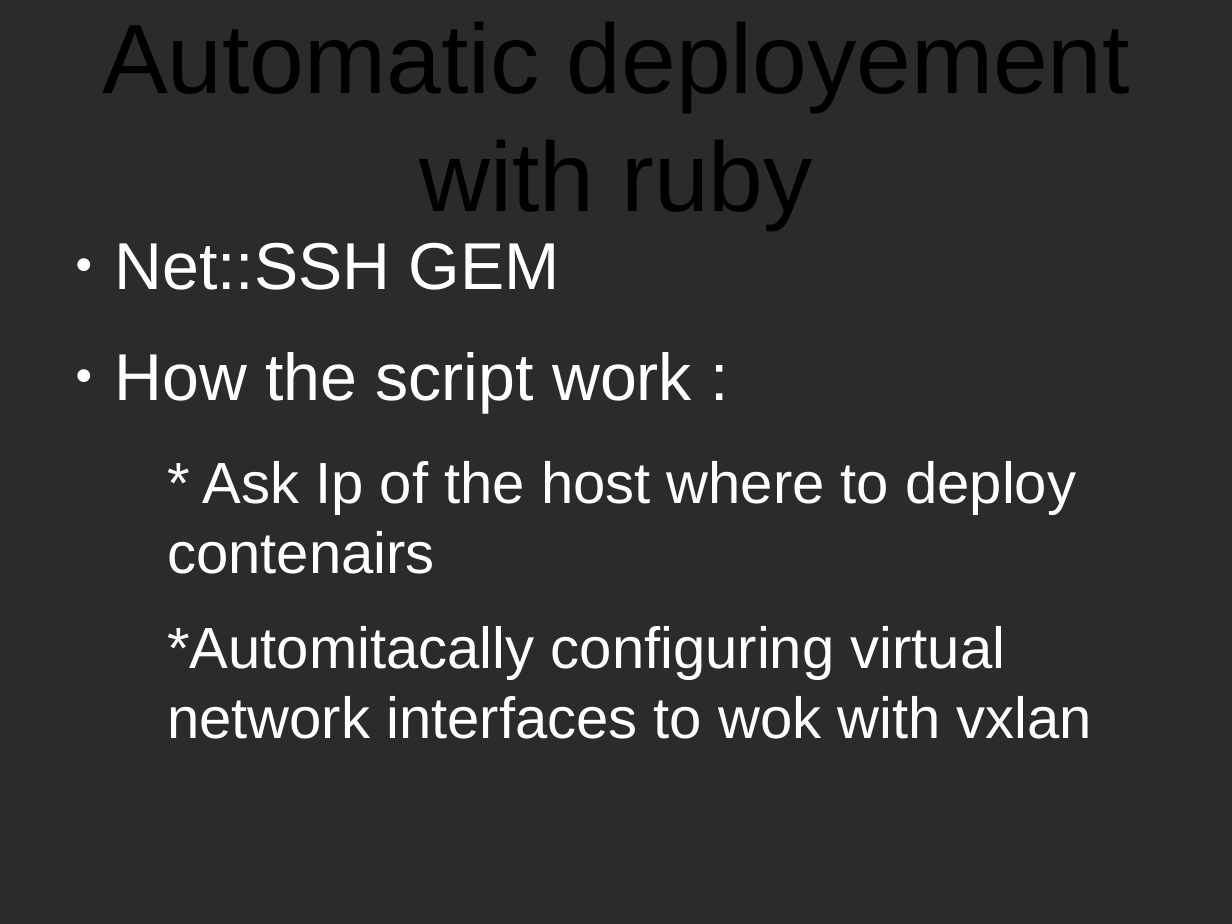
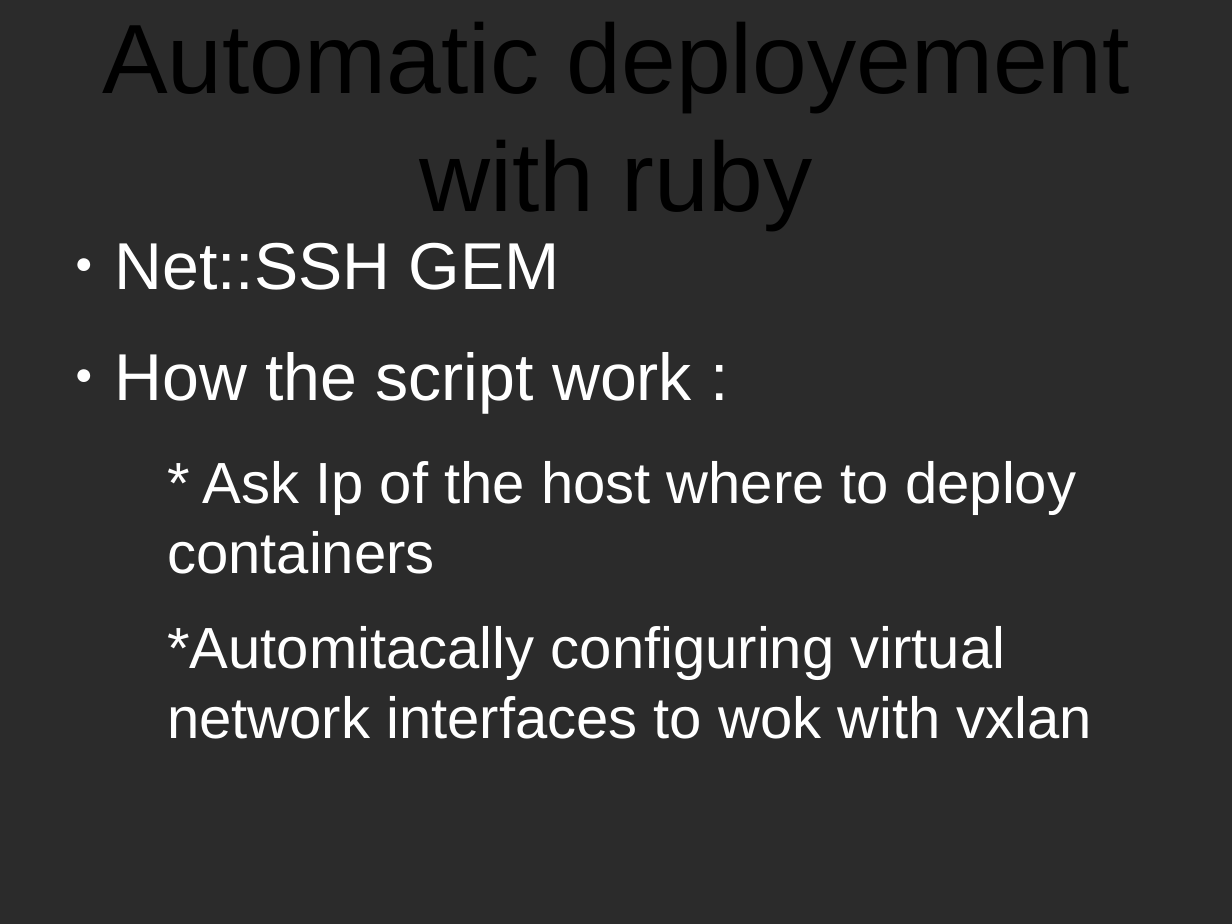
Before and after one commit to CPTmath67/anglais, a slide deck: slide 11 of presentation.odp. Drawn at 1232x924 pixels with LibreOffice and Linux fonts; fonts in the diff are those of the drawing; background and template pictures are left out; a plain dark background stands for a picture behind light text. Boxes give left, top, right and bottom in pixels: in the first picture for what was removed or moved away, otherwise in the second. Text is boxed around its words. In the diff, an @@ line names an element or a change of style, - is before the commit and + after.

```diff
--- a/presentation.odp
+++ b/presentation.odp
@@ text at (167,461,1076,574): text changed @@
-  * Ask Ip of the host where to deploy contenairs
+  * Ask Ip of the host where to deploy containers
```
Also in this commit, not shown: 3 other slides changed.
